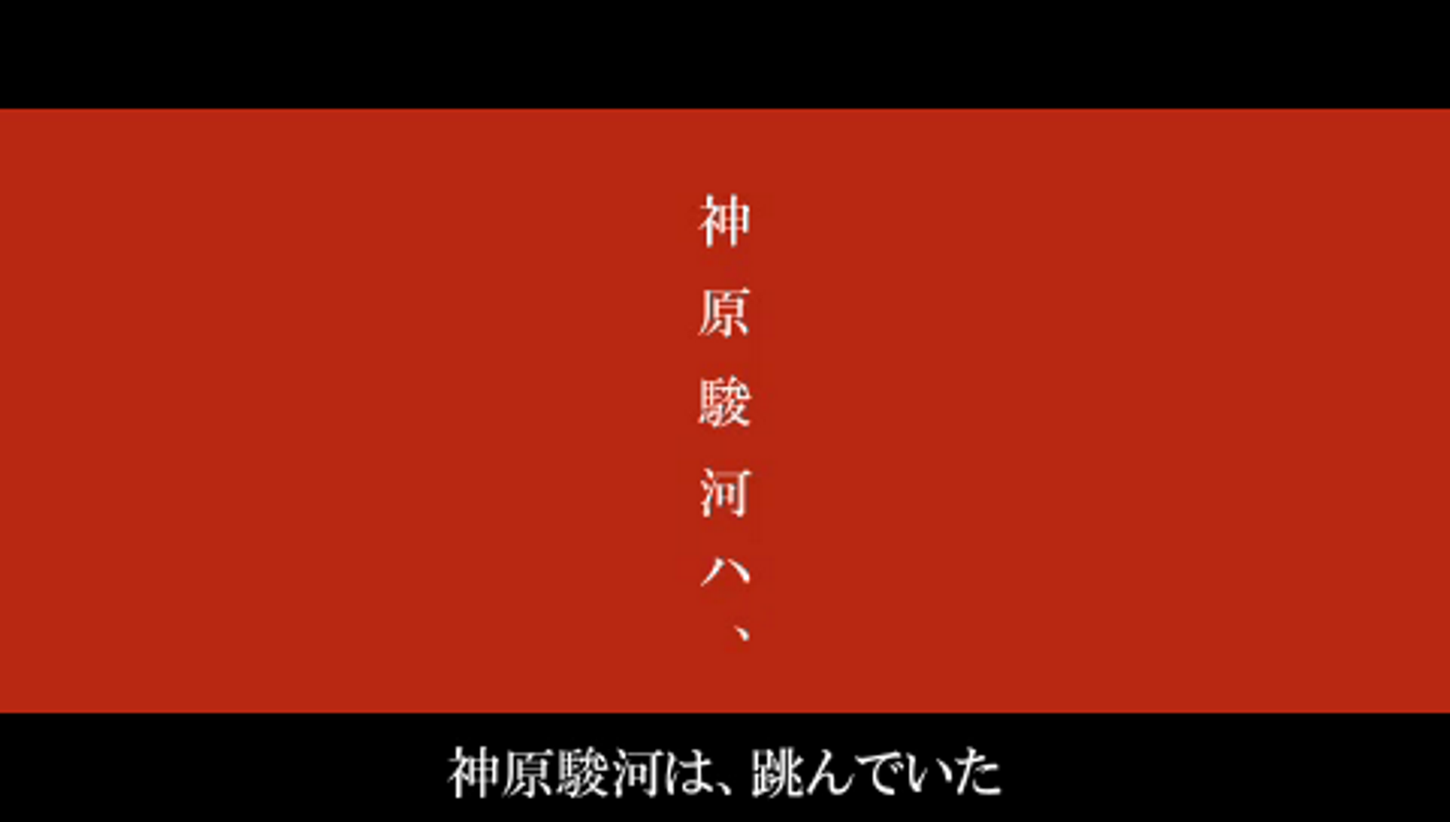
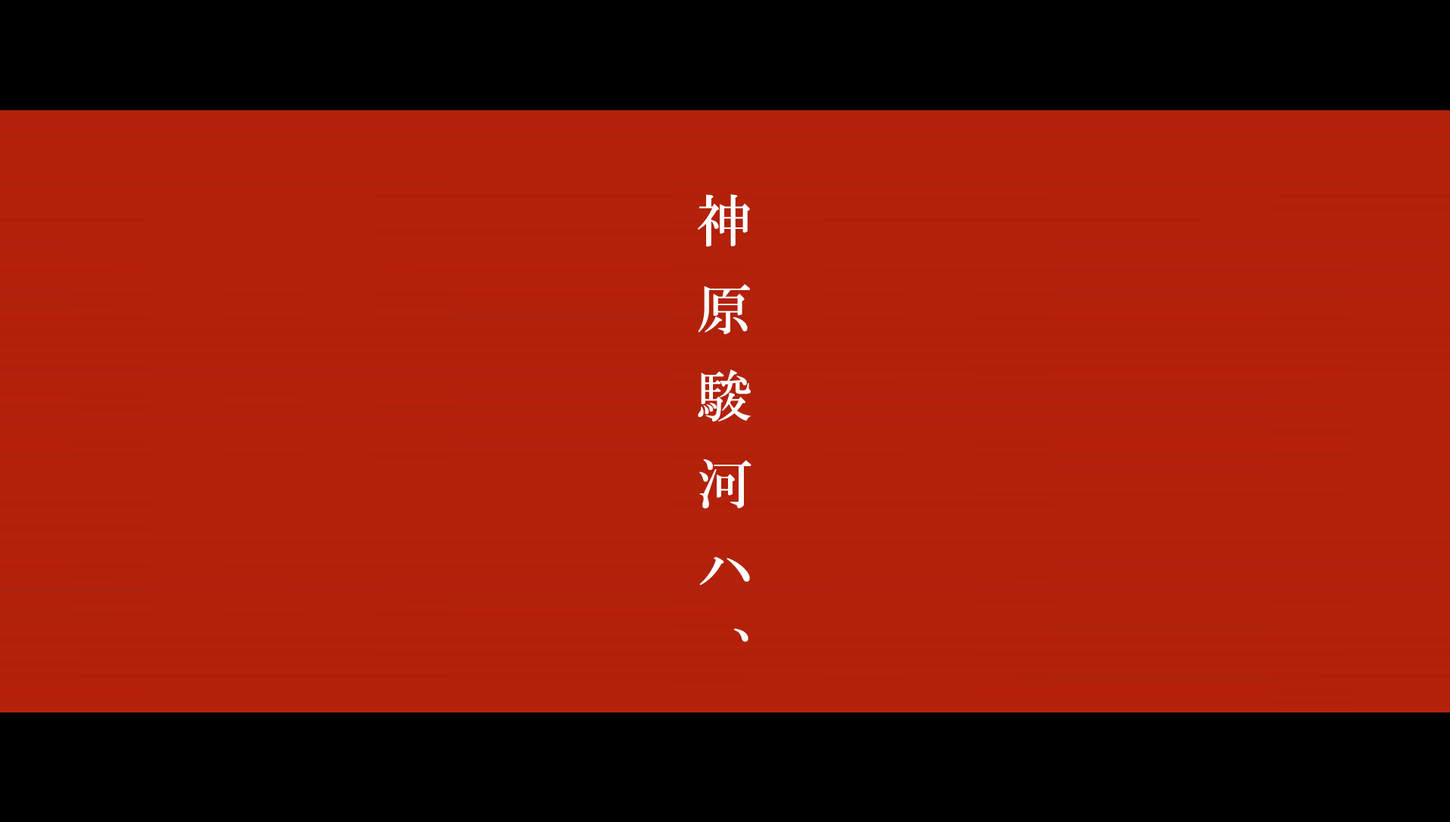
Layer changes from the first 1450 × 822 image to the second:
added layer "神原駿河ハ、" above "Layer 2" over [697, 194, 752, 642]
showed "Layer 2" over [0, 107, 1450, 801]
